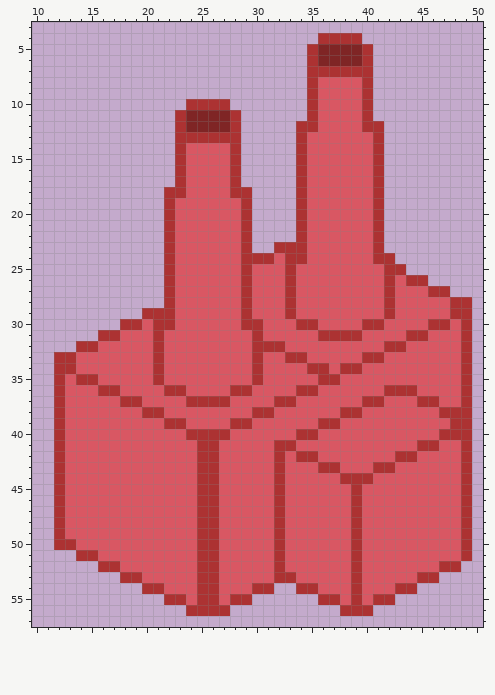
One commit to this pixel-art sprite: LD48/Assets/Sprites/Factory.png. The picture above is the old version.
The file is 64x64 pixels. Shown: x 10..50, y 3..57.
Now the later version:
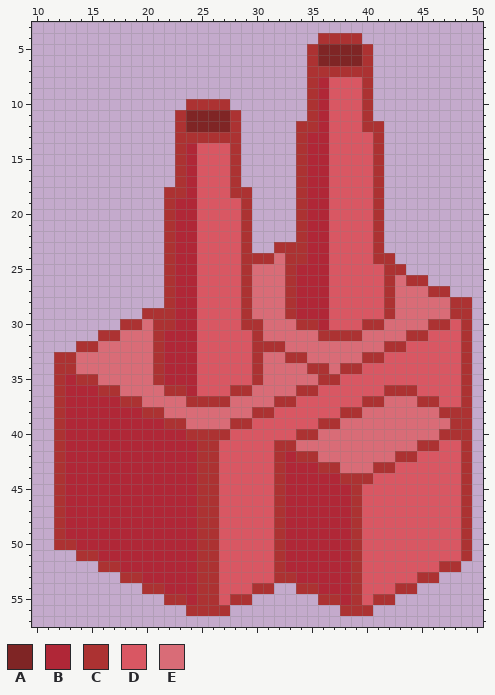
Palette (. is transparent): A #7f2525  B #b02737  C #ac3232  D #d95763  E #d96c77
The edit:
Colour B replaces colour D in rows 8 to 12 at x 36; in row 13 at x 35 to 36; in rows 14 to 18 at x 24 and 35 to 36; in rows 19 to 24 at x 23 to 24 and 35 to 36; in rows 25 to 29 at x 23 to 24 and 34 to 36; in row 30 at x 23 to 24 and 36.
Colour B replaces colour D in rows 31 to 34 at x 22 to 24; in row 35 at x 13 and 22 to 24; in row 36 at x 13 to 15 and 24; in row 37 at x 13 to 17; in row 38 at x 13 to 19; in row 39 at x 13 to 21.
Colour B replaces colour D in row 40 at x 13 to 23; in row 41 at x 13 to 24; in row 42 at x 13 to 24 and 33; in row 43 at x 13 to 24 and 33 to 35; in row 44 at x 13 to 24 and 33 to 37; in rows 45 to 49 at x 13 to 24 and 33 to 38.
Colour B replaces colour D in row 50 at x 14 to 24 and 33 to 38; in row 51 at x 16 to 24 and 33 to 38; in row 52 at x 18 to 24 and 33 to 38; in row 53 at x 20 to 24 and 34 to 38; in row 54 at x 22 to 24 and 36 to 38; in row 55 at x 24 and 38.
Colour E replaces colour D in row 24 at x 32; in row 25 at x 30 to 32; in row 26 at x 30 to 32 and 43; in row 27 at x 30 to 32 and 43 to 45; in rows 28 to 29 at x 30 to 32 and 43 to 47; in row 30 at x 20, 31 to 33 and 42 to 45.
Colour E replaces colour D in row 31 at x 18 to 20, 31 to 35 and 40 to 43; in row 32 at x 16 to 20 and 33 to 41; in row 33 at x 14 to 20, 31 to 32 and 35 to 39; in row 34 at x 14 to 20, 31 to 34 and 37; in row 35 at x 16 to 20 and 31 to 35; in row 36 at x 18 to 21 and 30 to 33.
Colour E replaces colour D in row 37 at x 20 to 23, 28 to 31 and 42 to 44; in row 38 at x 22 to 29 and 40 to 46; in row 39 at x 24 to 27 and 38 to 47; in row 40 at x 36 to 46; in row 41 at x 34 to 44; in row 42 at x 36 to 42.
Colour E replaces colour D in row 43 at x 38 to 40.
